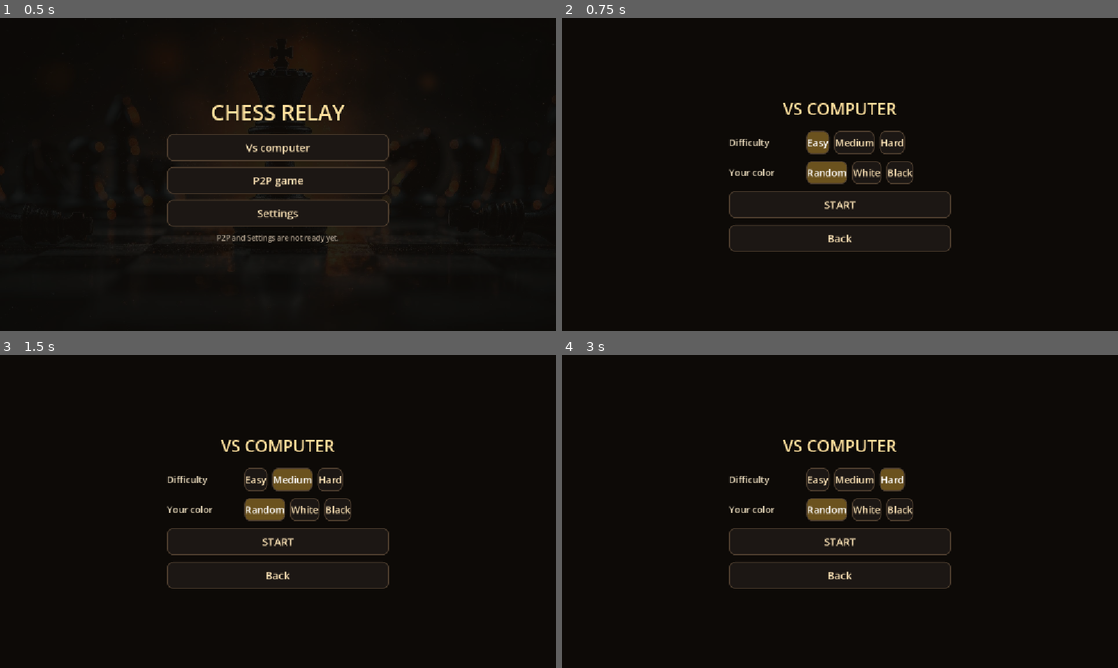
Above: before the commit, frames 1-4 (two rows, left to right).
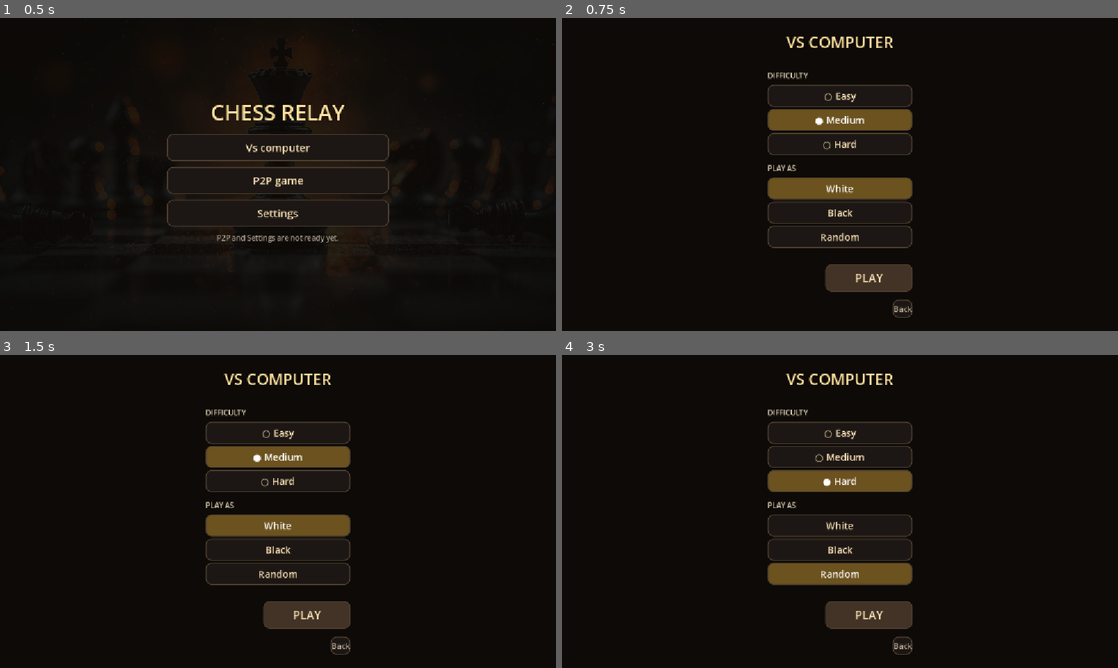
Above: after the commit, the same moments.

Repository: shedrackgodstime/chess-relay
Game: Godot game, scene res://home.tscn
The game is run twice, just before and just after one commit, with the same random seed, the same clock (stepped at 60 frames per second) and the same inputs.
Inputs:
- Up to frame 1 (0.5 s): no input
- Up to frame 2 (0.75 s): click "Vs computer" at 0.5 s
- Up to frame 3 (1.5 s): click "Medium" (after the commit: "● Medium") at 1.25 s
- Up to frame 4 (3 s): click "Hard" (after the commit: "○ Hard") at 2 s; click "Random" at 2.75 s

Frame 1 is identical in both runs. In frame 2, 8.7% of the frame differs, in the area x 30-70%, y 5-96%; in frame 3, 8.8%; in frame 4, 8.5%.

Commit message:
Stack the lobby's options in one narrow column, and pair labels with values
One narrow centred column: title, a rule, DIFFICULTY with its three options one per
line, PLAY AS with its three, a rule, then PLAY sitting to the right rather than
centred under the list. That is the reading flow, down the options and then across to
the one thing to do, and the rules between the parts say that configuration and action
are different kinds of thing rather than leaving it to a gap to be guessed at.

Options are full width and stacked, not three across. This is a phone held sideways,
and three small targets side by side are three small targets. Each option also carries
its own state: DIFFICULTY marks the chosen one in the label as a filled or empty
circle, so an option says what it is and whether it is picked in the same breath and
the three keep the same size either way. PLAY AS fills the chosen button instead,
because a ring would imply a scale and these are not one. The default is now Medium
rather than the easiest, since a first game a player cannot win teaches them the
controls faster than one they can.

MatchConfig holds labels and values as pairs in one list. It had two parallel arrays,
and reordering the side labels to put Random last while the values still had it first
meant choosing Black marked Random. It presented as a marking bug and was a data one,
which is the worst kind: every local fix would have been reasonable and none of them
would have been the cause. A test now asserts every label means the value beside it.

The screen builds its own nodes and holds them in plain fields, not % lookups. The
nodes do not exist until build() runs, so looking them up by name at ready time found
nothing and left the whole screen unconnected without an error.

The test clears MatchConfig before building the scene rather than after, since the
screen reads its defaults while it builds: clearing afterwards changed the store and
not the screen, and the two disagreed.

Diff:
--- a/match_config.gd
+++ b/match_config.gd
@@ -15,23 +15,61 @@
 
 enum Difficulty { EASY, MEDIUM, HARD, RANDOM_SIDE }
 
-## Label to value, in the order the buttons appear. An array rather than a Dictionary
-## because a Dictionary has no reverse lookup, and matching a label back to the value
-## it means would otherwise be done by hand at every call site.
-const DIFFICULTY_LABELS := ["Easy", "Medium", "Hard"]
-const SIDE_LABELS := ["Random", "White", "Black"]
+## Label and value as pairs, in the order the buttons appear.
+##
+## One array of pairs rather than a label array beside a value array, because two
+## parallel arrays have to be kept in step by hand and nothing enforces it. Reordering
+## the labels to put Random last while the values still had it first meant choosing
+## Black marked Random, and the rows were wrong in a way that looked like a marking
+## bug rather than a data one.
+##
+## Pairs rather than a Dictionary because these have an order, and because a
+## Dictionary has no reverse lookup, so matching a label back to the value it means
+## would be done by hand at every call site.
+const DIFFICULTIES := [
+	["Easy", Difficulty.EASY],
+	["Medium", Difficulty.MEDIUM],
+	["Hard", Difficulty.HARD],
+]
+const SIDES := [
+	["White", BoardState.LIGHT],
+	["Black", BoardState.DARK],
+	["Random", Difficulty.RANDOM_SIDE],
+]
 
-## Values matching the label arrays above.
-const DIFFICULTY_VALUES := [Difficulty.EASY, Difficulty.MEDIUM, Difficulty.HARD]
-const SIDE_VALUES := [Difficulty.RANDOM_SIDE, BoardState.LIGHT, BoardState.DARK]
+
+## Just the labels, for a caller that only needs to name the options.
+static func labels_of(pairs: Array) -> Array:
+	var out: Array = []
+	for pair in pairs:
+		out.append(str(pair[0]))
+	return out
+
+
+## The value a label means, or -1 when there is no such option.
+static func value_for(pairs: Array, label: String) -> int:
+	for pair in pairs:
+		if str(pair[0]) == label:
+			return int(pair[1])
+	return -1
+
+
+## The label a value means, or "" when there is no such option.
+static func label_for(pairs: Array, value: int) -> String:
+	for pair in pairs:
+		if int(pair[1]) == value:
+			return str(pair[0])
+	return ""
 
 ## Which side the player takes. RANDOM_SIDE means the lobby resolves it before the
 ## board exists, so the board is never seen flipping after it appears.
-static var side: int = Difficulty.RANDOM_SIDE
+static var side: int = BoardState.LIGHT
 
 ## How hard the opponent should play. Carried through, and not yet acted on: the AI
-## plays a random legal move whatever this says.
-static var difficulty: int = Difficulty.EASY
+## plays a random legal move whatever this says. Defaults to Medium rather than the
+## easiest, because a first game a player cannot win teaches them the controls faster
+## than one they can.
+static var difficulty: int = Difficulty.MEDIUM
 
 
 ## The side actually used, with RANDOM_SIDE resolved once and then fixed.
@@ -49,5 +87,5 @@
 ## Puts both back to their defaults, so a second game cannot inherit the last one's
 ## choices by accident.
 static func clear() -> void:
-	side = Difficulty.RANDOM_SIDE
-	difficulty = Difficulty.EASY
+	side = BoardState.LIGHT
+	difficulty = Difficulty.MEDIUM
--- a/tools/test_lobby.gd
+++ b/tools/test_lobby.gd
@@ -20,7 +20,18 @@
 		quit(1)
 		return
 	var lobby := scene as LobbyScreen
+	# Cleared before the scene is built, not after: the screen reads its defaults
+	# while it builds, so clearing it afterwards changed the store without changing
+	# what was on screen, and the two disagreed.
 	MatchConfig.clear()
+	var scene2 := (load("res://lobby.tscn") as PackedScene).instantiate()
+	root.add_child(scene2)
+	await process_frame
+	await process_frame
+	scene.queue_free()
+	await process_frame
+	scene = scene2
+	lobby = scene2 as LobbyScreen
 
 	_check("it says what kind of game this is",
 		(lobby.title_label as Label).text == "VS COMPUTER",
@@ -29,25 +40,33 @@
 	# Both questions must be asked, with every option visible at once. A dropdown hides
 	# what is currently chosen behind a tap, which is the thing a player most needs.
 	var difficulty: Array = []
-	for child in lobby.difficulty_group.get_children():
+	for child in _options(lobby.difficulty_group):
 		if child is Button:
 			difficulty.append((child as Button).text)
-	_check("difficulty offers Easy, Medium and Hard",
-		difficulty == ["Easy", "Medium", "Hard"], "%s" % str(difficulty))
+	# Difficulty carries its choice in the label, as a radio mark.
+	_check("difficulty offers Easy, Medium and Hard, with Medium circled",
+		difficulty == ["○ Easy", "● Medium", "○ Hard"], "%s" % str(difficulty))
 	var sides: Array = []
-	for child in lobby.side_group.get_children():
+	for child in _options(lobby.side_group):
 		if child is Button:
 			sides.append((child as Button).text)
-	_check("your colour offers Random, White and Black",
-		sides == ["Random", "White", "Black"], "%s" % str(sides))
+	_check("play as offers White, Black and Random",
+		sides == MatchConfig.labels_of(MatchConfig.SIDES)
+			and sides == ["White", "Black", "Random"], "%s" % str(sides))
+	# The labels and the values they stand for are one list, so reordering one cannot
+	# leave the other behind. Choosing Black used to mark Random.
+	_check("and every label means the value beside it",
+		MatchConfig.value_for(MatchConfig.SIDES, "Black") == BoardState.DARK
+			and MatchConfig.value_for(MatchConfig.SIDES, "Random")
+				== MatchConfig.Difficulty.RANDOM_SIDE, "")
 
 	# Each row is labelled, so the buttons are not just three unlabelled boxes.
 	var captions: Array = []
-	for row in [lobby.difficulty_group, lobby.side_group]:
-		var caption := (row as HBoxContainer).get_node_or_null("%sLabel" % row.name) as Label
+	for group in [lobby.difficulty_group, lobby.side_group]:
+		var caption := group.get_node_or_null("%sLabel" % group.name) as Label
 		captions.append(caption.text if caption != null else "<none>")
-	_check("and both rows say what they are asking",
-		captions == ["Difficulty", "Your color"], "%s" % str(captions))
+	_check("and both groups say what they are asking",
+		captions == ["DIFFICULTY", "PLAY AS"], "%s" % str(captions))
 
 	# The chosen option must be visible, or START uses something the player cannot see.
 	_check("something is chosen before anything is pressed",
@@ -55,19 +74,59 @@
 			and _pressed_count(lobby.side_group) == 1,
 		"difficulty=%d side=%d" % [_pressed_count(lobby.difficulty_group),
 			_pressed_count(lobby.side_group)])
+	# Down the screen, not across it: title, then the two questions, then PLAY. Read
+	# the way a form is read.
+	# Title, rule, difficulty, play as, rule, PLAY. Checked by name rather than by
+	# index, since a divider between two parts is exactly the sort of thing an index
+	# assertion breaks on the next time someone adds one.
+	var order: Array = []
+	for child in lobby.column.get_children():
+		order.append(child.name)
+	_check("the column reads title, questions, then action",
+		order[0] == "LobbyTitle" and order[2] == "LobbyDifficulty"
+			and order[3] == "LobbySide" and order[5] == "LobbyStart",
+		"%s" % str(order))
+	# Stacked, not in a row across: a full-width target per option is a thumb tap on a
+	# phone held sideways, where three options side by side are three small targets.
+	_check("each question stacks its options under its caption",
+		(lobby.difficulty_group as VBoxContainer).get_node_or_null("LobbyDifficultyRow")
+			is VBoxContainer
+			and (lobby.difficulty_group.get_child(0) as Label).text == "DIFFICULTY", "")
+	_check("and the options are full width rather than small side by side",
+		(_options(lobby.difficulty_group)[0] as Button).custom_minimum_size.x >= 280.0,
+		"width=%.0f" % (_options(lobby.difficulty_group)[0] as Button)
+			.custom_minimum_size.x)
+	_check("with a rule between the parts",
+		lobby.column.has_node("TitleDivider") and lobby.column.has_node("LobbyDivider"),
+		"")
+	_check("and the action right-aligned, so the eye crosses to it after the list",
+		(lobby.start_button as Button).size_flags_horizontal
+			== Control.SIZE_SHRINK_END, "")
 
 	# Choosing records it and moves the mark.
 	lobby.choose_difficulty(MatchConfig.Difficulty.HARD)
 	_check("difficulty is recorded", MatchConfig.difficulty == MatchConfig.Difficulty.HARD,
 		"difficulty=%d" % MatchConfig.difficulty)
 	_check("and the new one is the marked one",
-		_marked(lobby.difficulty_group) == "Hard",
-		"marked=%s" % _marked(lobby.difficulty_group))
+		lobby.marked_difficulty() == "● Hard",
+		"marked=%s" % lobby.marked_difficulty())
+	# The radio mark is in the label, so the chosen option says so in the same breath
+	# as its name and the three options keep the same size either way.
+	var labels: Array = []
+	for child in _options(lobby.difficulty_group):
+		labels.append((child as Button).text)
+	_check("the chosen difficulty is circled in its own label",
+		labels.count("● Hard") == 1 and labels.count("○ Easy") == 1
+			and labels.count("○ Medium") == 1, "%s" % str(labels))
 	lobby.choose_side(BoardState.DARK)
 	_check("side is recorded", MatchConfig.side == BoardState.DARK,
 		"side=%d" % MatchConfig.side)
 	_check("and shown", _marked(lobby.side_group) == "Black",
 		"marked=%s" % _marked(lobby.side_group))
+	lobby.choose_difficulty(MatchConfig.Difficulty.EASY)
+	_check("moving the mark leaves exactly one filled",
+		lobby.marked_difficulty() == "● Easy",
+		"marked=%s" % lobby.marked_difficulty())
 
 	# Random is a real choice, not a stand-in for undecided.
 	lobby.choose_side(MatchConfig.Difficulty.RANDOM_SIDE)
@@ -115,10 +174,31 @@
 	# Both scenes must exist, or the flow is a dead end.
 	_check("the lobby is reachable as a scene", ResourceLoader.exists("res://lobby.tscn"),
 		"")
+	_check("and its action is called PLAY", (lobby.start_button as Button).text == "PLAY",
+		"play=%s" % (lobby.start_button as Button).text)
+	_check("with a way back, because a screen with no way out is a trap",
+		(lobby.back_button as Button).text == "Back", "")
+	# MEDIUM is the value behind the dot, not its position in the list. The earlier
+	# version compared to MatchConfig.Difficulty.MEDIUM after the suite had already
+	# chosen something else, so it could never pass.
+	var medium: int = MatchConfig.value_for(MatchConfig.DIFFICULTIES, "Medium")
+	# Cleared first, since the checks above changed it. Otherwise the fresh lobby
+	# inherits the last choice and the default is never really observed.
+	MatchConfig.clear()
+	var lobby_defaults := (load("res://lobby.tscn") as PackedScene).instantiate()
+	root.add_child(lobby_defaults)
+	await process_frame
+	await process_frame
+	_check("and a fresh lobby opens on Medium",
+		(lobby_defaults as LobbyScreen).marked_difficulty() == "● Medium"
+			and MatchConfig.difficulty == medium,
+		"marked=%s" % (lobby_defaults as LobbyScreen).marked_difficulty())
+	lobby_defaults.queue_free()
+	await process_frame
 	# And the two screens must read as one game, which is what the shared style file is
 	# for. Checked rather than assumed: styling written per screen drifts per screen.
 	var lobby_title := (lobby.title_label as Label).get_theme_color("font_color")
-	var option := lobby.difficulty_group.get_child(1) as Button
+	var option := _options(lobby.difficulty_group)[1] as Button
 	_check("and it reads its colours from the shared palette, not its own",
 		lobby_title == ScreenStyle.TITLE
 			and option.get_theme_stylebox("normal").bg_color == ScreenStyle.PANEL,
@@ -136,17 +216,27 @@
 
 
 ## How many options in a row are currently marked.
-func _pressed_count(row: HBoxContainer) -> int:
+## The option buttons inside a labelled group, ignoring the caption above them.
+## Matches what LobbyScreen._options looks for, so the test and the screen cannot
+## disagree about which node holds the options.
+func _options(group: VBoxContainer) -> Array:
+	if group == null:
+		return []
+	var row := group.get_node_or_null("%sRow" % group.name) as VBoxContainer
+	return row.get_children() if row != null else []
+
+
+func _pressed_count(group: VBoxContainer) -> int:
 	var count := 0
-	for child in row.get_children():
+	for child in _options(group):
 		if child is Button and (child as Button).button_pressed:
 			count += 1
 	return count
 
 
 ## The label of whichever option is marked.
-func _marked(row: HBoxContainer) -> String:
-	for child in row.get_children():
+func _marked(group: VBoxContainer) -> String:
+	for child in _options(group):
 		if child is Button and (child as Button).button_pressed:
 			return (child as Button).text
 	return ""
--- a/ui/lobby_screen.gd
+++ b/ui/lobby_screen.gd
@@ -22,15 +22,25 @@
 signal back_requested
 
 const TITLE := "VS COMPUTER"
-const COLUMN_WIDTH := 460.0
-
-
-@onready var column: VBoxContainer = %LobbyColumn
-@onready var title_label: Label = %LobbyTitle
-@onready var difficulty_group: HBoxContainer = %LobbyDifficulty
-@onready var side_group: HBoxContainer = %LobbySide
-@onready var start_button: Button = %LobbyStart
-@onready var back_button: Button = %LobbyBack
+## The wide action, half the band's height so PLAY reads as the thing to press.
+## Narrow, because a lobby that fills a landscape screen asks the eye to travel for
+## three small decisions. One column, centred, read downwards.
+const COLUMN_WIDTH := 300.0
+
+## The wide action, narrower than the screen and right-aligned within the column so
+## the reading runs down the options and then across to the one thing to do.
+const ACTION_WIDTH := 180.0
+
+
+var column: VBoxContainer = null
+var title_label: Label = null
+## Built in build() rather than found with %: the nodes do not exist until this screen
+## builds itself, and a lookup for a node that is not there yet would silently leave
+## the whole thing unconnected.
+var difficulty_group: VBoxContainer = null
+var side_group: VBoxContainer = null
+var start_button: Button = null
+var back_button: Button = null
 
 
 func _ready() -> void:
@@ -44,14 +54,12 @@
 
 
 func build() -> void:
-	# Dark and centred, like every other screen, but with no picture. The artwork
-	# belongs to the front door; the lobby is a step inside it and putting the same
-	# photograph behind every screen would make them all look like the same screen.
+	# The shared dark, centred. No picture: the artwork belongs to the front door, and
+	# putting it behind every screen would make them all look like the same screen.
 	var backdrop := ColorRect.new()
 	backdrop.name = "LobbyBackdrop"
 	backdrop.set_anchors_preset(Control.PRESET_FULL_RECT)
 	backdrop.color = ScreenStyle.SHADE
-	# Stops, so a tap on the dark cannot fall through to whatever is underneath.
 	backdrop.mouse_filter = Control.MOUSE_FILTER_STOP
 	add_child(backdrop)
 
@@ -61,63 +69,130 @@
 	centre.mouse_filter = Control.MOUSE_FILTER_IGNORE
 	add_child(centre)
 
+	# One column down the screen. The two questions stack, each with its own options
+	# beside them, and PLAY sits below them: something to decide, the ways to decide
+	# it, then go. Read downwards rather than across, which is how a form is read on a
+	# screen held sideways.
 	column = VBoxContainer.new()
 	column.name = "LobbyColumn"
 	column.unique_name_in_owner = true
 	column.alignment = BoxContainer.ALIGNMENT_CENTER
-	column.add_theme_constant_override("separation", 14)
+	column.add_theme_constant_override("separation", 16)
 	centre.add_child(column)
 
 	title_label = Label.new()
 	title_label.name = "LobbyTitle"
 	title_label.unique_name_in_owner = true
 	title_label.text = TITLE
-	title_label.custom_minimum_size = Vector2(COLUMN_WIDTH, 56.0)
-	ScreenStyle.title_style(title_label, 34)
+	title_label.custom_minimum_size = Vector2(0.0, 48.0)
+	ScreenStyle.title_style(title_label, 32)
 	column.add_child(title_label)
-
-	# Each question is a label on the left and its options on the right, so the panel
-	# reads as a form: something to decide, then the ways to decide it.
-	difficulty_group = _row("LobbyDifficulty", "Difficulty", column)
-	for i in MatchConfig.DIFFICULTY_LABELS.size():
-		var name: String = MatchConfig.DIFFICULTY_LABELS[i]
-		var button := _choice(difficulty_group, "Diff%s" % name, name)
-		var value: int = MatchConfig.DIFFICULTY_VALUES[i]
+	column.add_child(_divider("TitleDivider"))
+
+	# Difficulty, with radio marks in the labels. The marks are text rather than a
+	# second widget, so the chosen option says so in the same breath as its name
+	# instead of a player having to compare three lit boxes and work out which.
+	difficulty_group = _row("LobbyDifficulty", "DIFFICULTY", column)
+	for pair in MatchConfig.DIFFICULTIES:
+		var name: String = str(pair[0])
+		var button := _choice(_row_node(difficulty_group), "Diff%s" % name, name)
+		var value: int = int(pair[1])
 		button.pressed.connect(func() -> void: choose_difficulty(value))
 
-	side_group = _row("LobbySide", "Your color", column)
-	for i in MatchConfig.SIDE_LABELS.size():
-		var name: String = MatchConfig.SIDE_LABELS[i]
-		var button := _choice(side_group, "Side%s" % name, name)
-		var value: int = MatchConfig.SIDE_VALUES[i]
+	# Play as, with the chosen one filled in rather than circled: these are not a
+	# scale, so a ring would imply one.
+	side_group = _row("LobbySide", "PLAY AS", column)
+	for pair in MatchConfig.SIDES:
+		var name: String = str(pair[0])
+		var button := _choice(_row_node(side_group), "Side%s" % name, name)
+		var value: int = int(pair[1])
 		button.pressed.connect(func() -> void: choose_side(value))
 
-	start_button = _wide("LobbyStart", "START")
+	# A rule above the action, so PLAY is not just the next thing down from the last
+	# option. Configuration and action are different kinds of thing and the gap says
+	# so; without it the last option and the button read as one list.
+	column.add_child(_divider("LobbyDivider"))
+
+	start_button = _wide("LobbyStart", "PLAY")
+	start_button.custom_minimum_size = Vector2(ACTION_WIDTH, 58.0)
+	ScreenStyle.button_styles(start_button, 24)
+	start_button.add_theme_stylebox_override("normal", ScreenStyle.button_box(
+		ScreenStyle.PANEL_PRESSED))
+	# Right-aligned within the column rather than centred: the eye finishes the list
+	# and then moves across to the one thing to do, instead of dropping down onto it.
+	start_button.size_flags_horizontal = Control.SIZE_SHRINK_END
 	column.add_child(start_button)
+
+	# Back is present and small, because a screen with no way out is a trap, but it is
+	# not the thing the eye should land on.
 	back_button = _wide("LobbyBack", "Back")
+	back_button.custom_minimum_size = Vector2(0.0, 38.0)
+	back_button.size_flags_horizontal = Control.SIZE_SHRINK_END
+	ScreenStyle.button_styles(back_button, 16)
+	back_button.add_theme_color_override("font_color", ScreenStyle.MUTED)
 	column.add_child(back_button)
 
 
-## A labelled row of choices, added to the column as one unit so the form cannot end
-## up with a label beside the wrong set of buttons.
-func _row(node_name: String, label_text: String, into: Control) -> HBoxContainer:
-	var row := HBoxContainer.new()
-	row.name = node_name
-	row.unique_name_in_owner = true
-	row.add_theme_constant_override("separation", 10)
-	into.add_child(row)
+## A caption with its options stacked under it, added to the column as a single unit
+## so a caption cannot end up beside the wrong set of buttons.
+func _row(node_name: String, label_text: String, into: Control) -> VBoxContainer:
+	# Caption, then the options stacked one per line. Stacked rather than in a row
+	# across the screen because this is a phone held sideways and a full-width target
+	# per option is a thumb tap rather than a small label to aim at; three options
+	# across on a narrow screen are three small targets side by side.
+	var group := VBoxContainer.new()
+	group.name = node_name
+	group.unique_name_in_owner = true
+	group.add_theme_constant_override("separation", 6)
+	into.add_child(group)
 
 	var caption := Label.new()
 	caption.name = "%sLabel" % node_name
 	caption.text = label_text
-	caption.custom_minimum_size = Vector2(150.0, 48.0)
-	caption.vertical_alignment = VERTICAL_ALIGNMENT_CENTER
-	caption.add_theme_font_size_override("font_size", 19)
+	caption.custom_minimum_size = Vector2(0.0, 24.0)
+	caption.add_theme_font_size_override("font_size", 15)
 	caption.add_theme_color_override("font_color", ScreenStyle.CAPTION)
-	caption.add_theme_color_override("font_outline_color", ScreenStyle.OUTLINE)
-	caption.add_theme_constant_override("outline_size", ScreenStyle.OUTLINE_SIZE_SMALL)
-	row.add_child(caption)
-	return row
+	group.add_child(caption)
+
+	var options := VBoxContainer.new()
+	options.name = "%sRow" % node_name
+	options.add_theme_constant_override("separation", 4)
+	group.add_child(options)
+	return group
+
+
+## The node that holds a group's buttons. The build path needs the container to add
+## to; everything else wants the buttons themselves.
+func _row_node(group: VBoxContainer) -> VBoxContainer:
+	if group == null:
+		return null
+	return group.get_node_or_null("%sRow" % group.name) as VBoxContainer
+
+
+## The buttons inside a labelled group, as opposed to the caption above them.
+##
+## Returned as an array rather than as the row itself. Iterating a live node means
+## every caller holds a reference into the tree, and a caller that outlives a
+## queue_free then walks freed children and fails on the next step of the loop rather
+## than on the line that caused it. An array of the buttons is what every caller
+## actually wanted.
+func _options(group: VBoxContainer) -> Array:
+	if group == null:
+		return []
+	var row := group.get_node_or_null("%sRow" % group.name) as VBoxContainer
+	return [] if row == null else row.get_children()
+
+
+## A thin rule between one part of the column and the next. A line rather than a gap
+## because a gap alone has to be guessed at, and this screen has three parts that are
+## genuinely different from each other.
+func _divider(node_name: String) -> ColorRect:
+	var rule := ColorRect.new()
+	rule.name = node_name
+	rule.color = Color(ScreenStyle.BORDER, 0.7)
+	rule.custom_minimum_size = Vector2(0.0, 1.0)
+	rule.mouse_filter = Control.MOUSE_FILTER_IGNORE
+	return rule
 
 
 func _wide(node_name: String, text: String) -> Button:
@@ -126,7 +201,7 @@
 	button.unique_name_in_owner = true
 	button.text = text
 	button.focus_mode = Control.FOCUS_NONE
-	button.custom_minimum_size = Vector2(COLUMN_WIDTH, 56.0)
+	button.custom_minimum_size = Vector2(ACTION_WIDTH, 56.0)
 	ScreenStyle.button_styles(button)
 	return button
 
@@ -137,7 +212,7 @@
 func _choice(parent: Control, node_name: String, text: String) -> Button:
 	var button := _wide(node_name, text)
 	button.toggle_mode = true
-	button.custom_minimum_size = Vector2(0.0, 48.0)
+	button.custom_minimum_size = Vector2(COLUMN_WIDTH, 46.0)
 	ScreenStyle.choice_styles(button)
 	parent.add_child(button)
 	return button
@@ -159,28 +234,45 @@
 ## Shows a difficulty as chosen without recording it, so the screen can display a
 ## stored decision without quietly rewriting the store on the way past.
 func _choose_difficulty(value: int) -> void:
-	var index := MatchConfig.DIFFICULTY_VALUES.find(value)
-	_mark(difficulty_group, MatchConfig.DIFFICULTY_LABELS[index]
-		if index >= 0 else "")
+	_mark(difficulty_group, MatchConfig.DIFFICULTIES,
+		MatchConfig.label_for(MatchConfig.DIFFICULTIES, value), true)
 
 
 func _choose_side(value: int) -> void:
-	var index := MatchConfig.SIDE_VALUES.find(value)
-	_mark(side_group, MatchConfig.SIDE_LABELS[index] if index >= 0 else "")
-
-
-## Marks whichever option is chosen, so the state is visible in one place and there is
-## no second copy of it to fall out of step.
-##
-## Counts only Buttons rather than indexing children: a row is a caption followed by
-## its options, and walking all children would make the caption's position part of the
-## answer, so adding a label to a row would silently shift every choice after it.
-func _mark(group: HBoxContainer, wanted: String) -> void:
+	_mark(side_group, MatchConfig.SIDES,
+		MatchConfig.label_for(MatchConfig.SIDES, value), false)
+
+
+## Marks whichever option is chosen, and rewrites the difficulty labels to carry
+## their radio circles.
+##
+## One pass, from the chosen value, rather than setting the pressed state and then
+## decorating the labels: two passes meant the decoration could be applied to the
+## previous selection, and the split had already produced a row that said one thing
+## and showed another. Marking by position rather than by text, because the labels are
+## rewritten and stop identifying their own options.
+func _mark(group: VBoxContainer, labels: Array, wanted: String, circled: bool) -> void:
 	if group == null:
 		return
-	for child in group.get_children():
-		if child is Button:
-			(child as Button).button_pressed = (child as Button).text == wanted
+	var buttons := _options(group)
+	for i in mini(buttons.size(), labels.size()):
+		var child: Node = buttons[i]
+		if not child is Button:
+			continue
+		var label: String = str((labels[i] as Array)[0])
+		var chosen: bool = label == wanted
+		(child as Button).button_pressed = chosen
+		if circled:
+			(child as Button).text = "%s %s" % ["●" if chosen else "○", label]
+
+
+## The difficulty label that is currently marked, circles included. Read rather than
+## reconstructed, so a test can see what a player sees.
+func marked_difficulty() -> String:
+	for child in _options(difficulty_group):
+		if child is Button and (child as Button).button_pressed:
+			return (child as Button).text
+	return ""
 
 
 ## Walks back home, forgetting what was chosen, so a later game does not inherit it.
Not shown, changed: docs/BACKLOG.md
